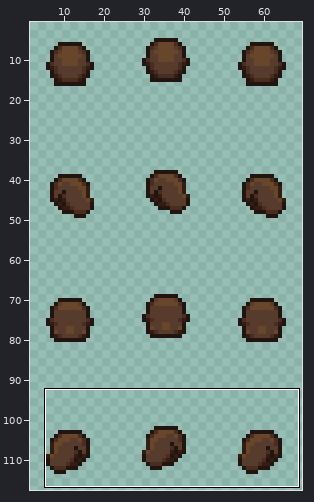
Edited in one commit: sprite sheet (collection/cabbit-custom/sprite/base/parts/head/PNG/24x32/head-heavy-black.png). Above, an overview of the earlier version with the close-up marked.
Close-up. Before the commit:
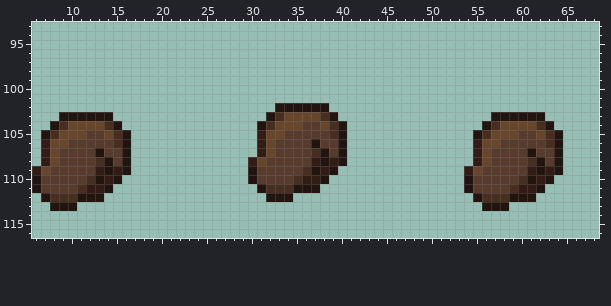
The file is 72x128 pixels. Shown: x 6..68, y 93..116. The wide view leaves out empty margins. The commit also changed other parts of the picture, which this record leaves out.
After:
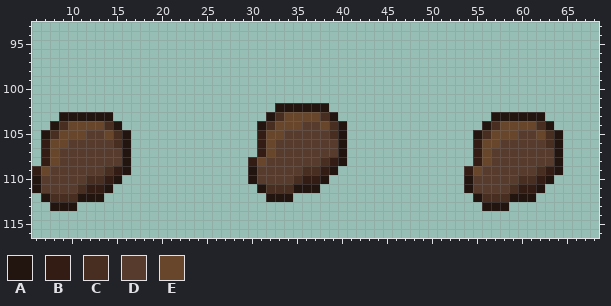
Palette (. is transparent): A #221510  B #321c14  C #472e20  D #573b2d  E #67462b
The edit:
The edit turns colour A into colour C in row 108 at x 38; in row 109 at x 14, 37 and 62; in row 110 at x 13 and 61.
The edit turns colour A into colour D in row 106 at x 37; in row 107 at x 13, 38 and 61; in row 108 at x 14 and 62.
The edit turns colour B into colour D in row 108 at x 37; in row 109 at x 13 and 61.
The edit turns colour C into colour D in row 107 at x 37; in row 108 at x 13 and 61.
